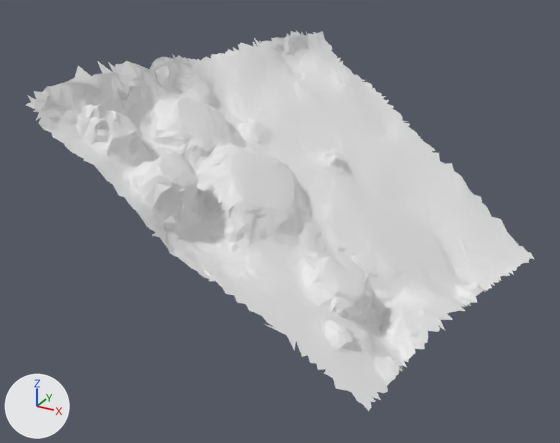
An edit to the glTF model moon small_tiles/tile_377.glb, drawn before and after from the same camera.
Camera for both pictures: a 50 mm camera at (-11.78, -5.99, -19.52) aimed at (-16.31, 2.24, -23.63). Every picture has the same lights, and +X, +Y and +Z are marked at lower left. The older version comes first. Vertices at exactly the same position are counted once.

The scene before the commit, as lines of its bpy script (objects in view):
```python
me_t377 = bpy.data.meshes.new('t377')
me_t377.from_pydata(...)  # 5334 vertices, 10338 faces; spans x -18.26..-13.37, y -0.08..5.68, z -24.56..-21.48
ob_t377 = bpy.data.objects.new('t377', me_t377)
ob_t377.location = (0.0, 0.0, 0.0)
```
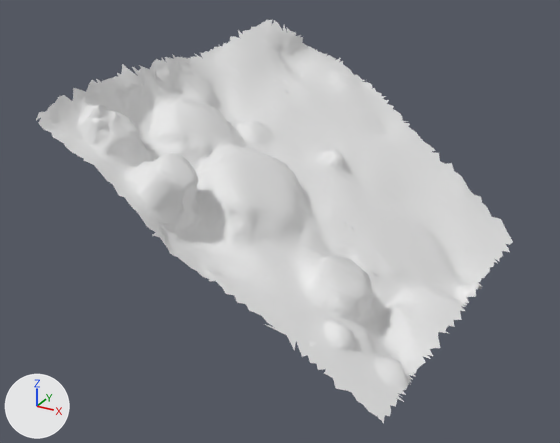
What differs and where, as boxes [x1, y1, x2, y2] in the pictures (560 x 443 px; the box of a moved part takes in the faces that stretch with it):
't377', reshaped (6% narrower, 6% taller)
    before: [26, 31, 534, 411]
    after: [36, 20, 513, 424]
part 1 of me_t377, moved or reshaped
    before: [178, 31, 337, 58]
    after: [180, 20, 290, 61]
part 2 of me_t377, deleted
    before: [466, 233, 534, 306]
part 3 of me_t377, added
    after: [369, 311, 462, 424]
part 4 of me_t377, deleted
    before: [26, 61, 141, 112]

The change in detail:
me_t377 is used by ob_t377; location (0.0, 0.0, 0.0).
me_t377 had 5334 vertices, 10338 faces and spanned x -18.26..-13.37, y -0.08..5.68, z -24.56..-21.48.
me_t377 now has 5278 vertices, 10225 faces and spans x -18.14..-13.68, y -0.08..5.59, z -24.62..-21.48.
me_t377 part 1: 50 vertices removed from x -18.03..-17.06, y 2.35..5.68, z -22.15..-21.61; 71 vertices added at x -18.14..-17.62, y 2.57..4.84, z -21.78..-21.48.
me_t377 part 2: 115 vertices removed from x -13.84..-13.37, y 2.79..4.41, z -24.5..-24.23.
me_t377 part 3: 74 vertices added at x -14.08..-13.8, y -0.03..2.26, z -24.62..-24.36.
me_t377 part 4: 36 vertices removed from x -18.26..-18.0, y -0.03..1.58, z -21.85..-21.48.
